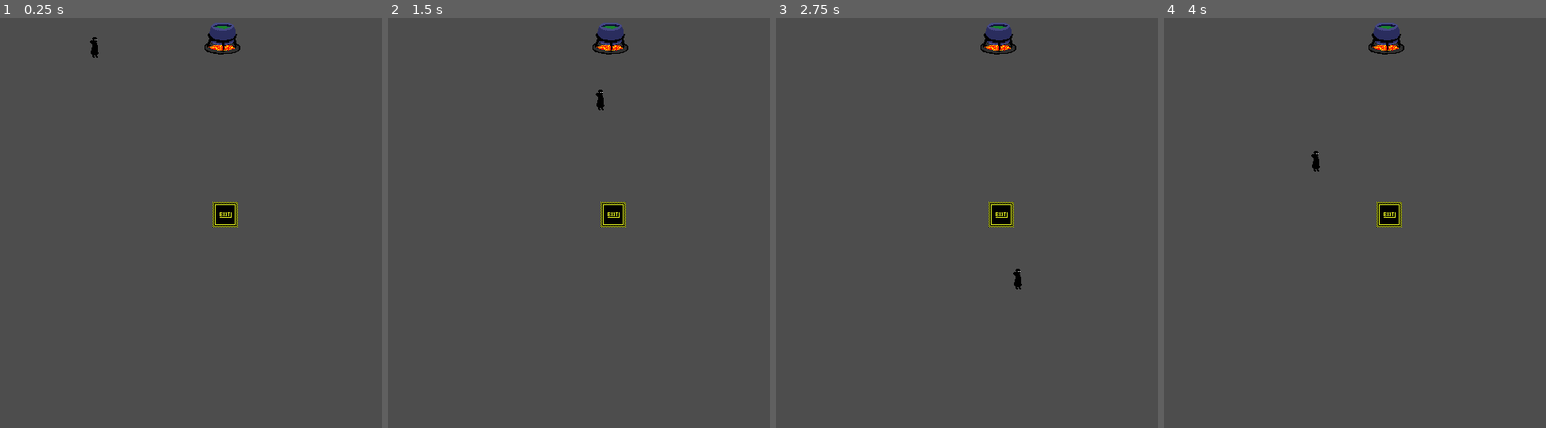
Above: before the commit, frames 1-4 (left to right).
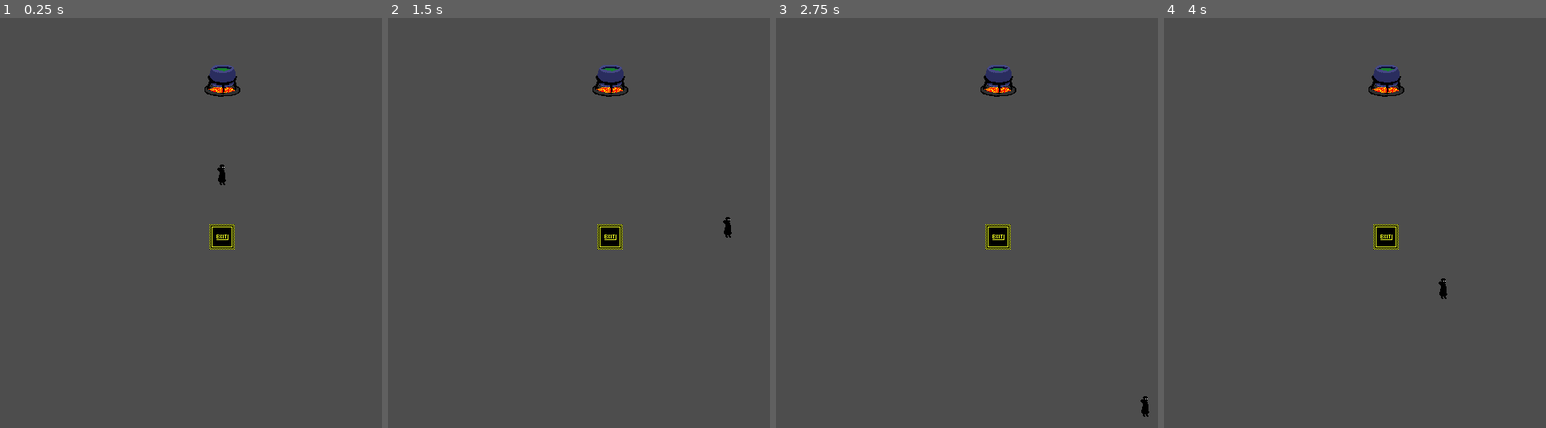
Above: after the commit, the same moments.

Repository: MariuszAKS/Alchemical-Expedition
Game: Godot game, scene res://scenes/game.tscn
Same seed, same stepped clock (60 frames per second), same inputs: the game is played once before the commit and once after it.
Inputs:
- Up to frame 1 (0.25 s): no input
- Up to frame 2 (1.5 s): tap Enter at 0.5 s; hold D (move_right) 0.53-1.28 s; tap Space (move_dash) at 0.6, 1.35 s; hold S (move_down) from 1.28 s (still down)
- Up to frame 3 (2.75 s): tap Space (move_dash) at 2, 2.1 s; release S (move_down) at 2.03 s; hold D (move_right) from 2.03 s (still down)
- Up to frame 4 (4 s): release D (move_right) at 2.78 s; hold W (move_up) 2.78-3.53 s; tap Space (move_dash) at 2.85, 3.6 s; tap Enter at 3.5 s; hold A (move_left) from 3.53 s (still down)

The runs differ from the first frame. In frame 1, 2.0% of the frame differs, in the area x 23-63%, y 1-57%; in frame 2, 2.0%; in frame 3, 2.0%; in frame 4, 2.0%.

Commit message:
Added map and traversing locations system

Diff:
--- a/scenes/game.tscn
+++ b/scenes/game.tscn
@@ -1,18 +1,18 @@
-[gd_scene load_steps=4 format=3 uid="uid://bsj8mv0puoiou"]
+[gd_scene load_steps=2 format=3 uid="uid://bsj8mv0puoiou"]
 
-[ext_resource type="PackedScene" uid="uid://b3hl84xse03ke" path="res://scenes/player.tscn" id="1_0cgvm"]
-[ext_resource type="Texture2D" uid="uid://cjrmkcnbdvnl2" path="res://art/cauldron.png" id="2_x81b3"]
-[ext_resource type="Texture2D" uid="uid://biq73m6mw6hj0" path="res://art/exit.png" id="3_fs4fv"]
+[ext_resource type="Script" path="res://scripts/game.gd" id="1_cinr1"]
 
 [node name="Game" type="Node2D"]
+script = ExtResource("1_cinr1")
 
-[node name="Sprite2D" type="Sprite2D" parent="."]
-position = Vector2(320, 147)
-texture = ExtResource("2_x81b3")
-
-[node name="Player" parent="." instance=ExtResource("1_0cgvm")]
-position = Vector2(160, 160)
-
-[node name="Exit" type="Sprite2D" parent="."]
-position = Vector2(324, 372)
-texture = ExtResource("3_fs4fv")
+[node name="UI Control" type="Control" parent="."]
+z_index = 10
+custom_minimum_size = Vector2(640, 640)
+layout_mode = 3
+anchors_preset = 15
+anchor_right = 1.0
+anchor_bottom = 1.0
+offset_right = 640.0
+offset_bottom = 640.0
+grow_horizontal = 2
+grow_vertical = 2
--- /dev/null
+++ b/scenes/locations/forest.tscn
@@ -0,0 +1,7 @@
+[gd_scene load_steps=2 format=3 uid="uid://bria8fk3o811"]
+
+[ext_resource type="PackedScene" uid="uid://bqyaieqoe7uhh" path="res://scenes/player_start_position.tscn" id="1_xauuj"]
+
+[node name="Forest" type="Node2D"]
+
+[node name="PlayerStartPosition" parent="." instance=ExtResource("1_xauuj")]
--- /dev/null
+++ b/scenes/locations/house.tscn
@@ -0,0 +1,39 @@
+[gd_scene load_steps=7 format=3 uid="uid://bl86qkwqqktj3"]
+
+[ext_resource type="Script" path="res://scripts/house.gd" id="1_4kxeh"]
+[ext_resource type="Texture2D" uid="uid://cjrmkcnbdvnl2" path="res://art/cauldron.png" id="1_n8bwc"]
+[ext_resource type="Texture2D" uid="uid://biq73m6mw6hj0" path="res://art/exit.png" id="2_gtvuh"]
+[ext_resource type="PackedScene" uid="uid://bqyaieqoe7uhh" path="res://scenes/player_start_position.tscn" id="4_s3c4c"]
+
+[sub_resource type="RectangleShape2D" id="RectangleShape2D_xujhs"]
+size = Vector2(32, 32)
+
+[sub_resource type="CircleShape2D" id="CircleShape2D_7dnhu"]
+radius = 37.0
+
+[node name="House" type="Node2D"]
+script = ExtResource("1_4kxeh")
+
+[node name="Exit" type="Area2D" parent="."]
+position = Vector2(320, 400)
+metadata/_edit_group_ = true
+
+[node name="Sprite2D" type="Sprite2D" parent="Exit"]
+texture = ExtResource("2_gtvuh")
+
+[node name="CollisionShape2D" type="CollisionShape2D" parent="Exit"]
+shape = SubResource("RectangleShape2D_xujhs")
+
+[node name="Cauldron" type="Area2D" parent="."]
+position = Vector2(320, 200)
+metadata/_edit_group_ = true
+
+[node name="CollisionShape2D" type="CollisionShape2D" parent="Cauldron"]
+shape = SubResource("CircleShape2D_7dnhu")
+
+[node name="Sprite2D" type="Sprite2D" parent="Cauldron"]
+texture = ExtResource("1_n8bwc")
+
+[node name="PlayerStartPosition" parent="." instance=ExtResource("4_s3c4c")]
+
+[connection signal="body_entered" from="Exit" to="." method="_on_exit_body_entered"]
--- /dev/null
+++ b/scenes/map.tscn
@@ -0,0 +1,57 @@
+[gd_scene load_steps=3 format=3 uid="uid://w6uuuay7e7ts"]
+
+[ext_resource type="Script" path="res://scripts/map.gd" id="1_3ukb7"]
+[ext_resource type="Texture2D" uid="uid://d02b6sw3mo7gl" path="res://art/map.png" id="1_vf4fo"]
+
+[node name="Map" type="Control"]
+custom_minimum_size = Vector2(640, 640)
+layout_mode = 3
+anchor_right = 1.0
+anchor_bottom = 1.0
+grow_horizontal = 2
+grow_vertical = 2
+script = ExtResource("1_3ukb7")
+
+[node name="MarginContainer" type="MarginContainer" parent="."]
+layout_mode = 1
+anchors_preset = 15
+anchor_right = 1.0
+anchor_bottom = 1.0
+grow_horizontal = 2
+grow_vertical = 2
+theme_override_constants/margin_left = 64
+theme_override_constants/margin_top = 64
+theme_override_constants/margin_right = 64
+theme_override_constants/margin_bottom = 64
+
+[node name="TextureRect" type="TextureRect" parent="MarginContainer"]
+layout_mode = 2
+texture = ExtResource("1_vf4fo")
+
+[node name="Plains" type="Button" parent="."]
+layout_mode = 0
+offset_left = 373.0
+offset_top = 366.0
+offset_right = 436.0
+offset_bottom = 486.0
+text = "Plains"
+
+[node name="Forest" type="Button" parent="."]
+offset_left = 223.0
+offset_top = 348.0
+offset_right = 372.0
+offset_bottom = 435.0
+text = "Forest
+"
+
+[node name="Ocean" type="Button" parent="."]
+layout_mode = 0
+offset_left = 121.0
+offset_top = 379.0
+offset_right = 222.0
+offset_bottom = 485.0
+text = "Ocean"
+
+[connection signal="pressed" from="Plains" to="." method="_on_plains_pressed"]
+[connection signal="pressed" from="Forest" to="." method="_on_forest_pressed"]
+[connection signal="pressed" from="Ocean" to="." method="_on_ocean_pressed"]
--- /dev/null
+++ b/scenes/player_start_position.tscn
@@ -0,0 +1,4 @@
+[gd_scene format=3 uid="uid://bqyaieqoe7uhh"]
+
+[node name="PlayerStartPosition" type="Marker2D"]
+position = Vector2(320, 320)
--- /dev/null
+++ b/scripts/game.gd
@@ -0,0 +1,57 @@
+extends Node2D
+
+var playerScene:PackedScene = preload("res://scenes/player.tscn")
+
+var mapScene:PackedScene = preload("res://scenes/map.tscn")
+var houseScene:PackedScene = preload("res://scenes/locations/house.tscn")
+var forestScene:PackedScene = preload("res://scenes/locations/forest.tscn")
+
+@onready var ui_control:Control = get_node("UI Control")
+
+@onready var player:CharacterBody2D = playerScene.instantiate()
+
+@onready var map:Control = mapScene.instantiate()
+@onready var house:Node2D = houseScene.instantiate()
+@onready var forest:Node2D = forestScene.instantiate()
+
+var location_dictionary:Dictionary
+var loaded_location:Node2D = null;
+
+
+func _ready():
+	location_dictionary = {
+		"house": house,
+		"forest": forest,
+	}
+
+	print(house)
+	print(location_dictionary)
+	_go_to_location("house")
+
+	ui_control.add_child(map)
+	_on_map_hide()
+
+	house.exit_house_area_entered.connect(_on_map_show)
+	map.location_button_pressed.connect(_go_to_location)
+
+
+func _on_map_show():
+	map.visible = true
+	player.can_move = false
+
+func _on_map_hide():
+	map.visible = false
+	player.can_move = true
+
+
+func _go_to_location(location:String):
+	if location in location_dictionary:
+		if loaded_location != null:
+			loaded_location.remove_child(player)
+			remove_child(loaded_location)
+		loaded_location = location_dictionary[location]
+		add_child(loaded_location)
+		loaded_location.add_child(player)
+		player.global_position = loaded_location.get_node("PlayerStartPosition").global_position
+
+		_on_map_hide()
--- /dev/null
+++ b/scripts/house.gd
@@ -0,0 +1,14 @@
+extends Node2D
+
+
+signal cauldron_area_entered
+signal exit_house_area_entered
+
+
+func _ready():
+	pass
+
+
+func _on_exit_body_entered(body:Node2D):
+	if body is CharacterBody2D:
+		emit_signal(exit_house_area_entered.get_name())
--- /dev/null
+++ b/scripts/inventory.gd
@@ -0,0 +1,28 @@
+extends Resource
+
+class_name Inventory
+
+
+var main_slots: Array[Mixture] = []
+var main_slots_count: int = 4
+
+
+func _init():
+	main_slots = []
+
+	for i in range(main_slots_count):
+		main_slots.append(null)
+
+
+func add_item_to_main_slot(mixture: Mixture, slot_id: int) -> bool:
+	if slot_id >= main_slots_count or main_slots[slot_id] != null:
+		return false
+	main_slots[slot_id] = mixture
+	return true
+
+func pop_item_from_main_slot(slot_id: int) -> Mixture:
+	if slot_id >= main_slots_count:
+		return null
+	var mixture: Mixture = main_slots[slot_id]
+	main_slots[slot_id] = null
+	return mixture
--- /dev/null
+++ b/scripts/map.gd
@@ -0,0 +1,18 @@
+extends Control
+
+
+signal location_button_pressed(location:String)
+
+
+func _ready():
+	pass
+
+
+func _on_plains_pressed():
+	emit_signal(location_button_pressed.get_name(), "plains")
+
+func _on_forest_pressed():
+	emit_signal(location_button_pressed.get_name(), "forest")
+
+func _on_ocean_pressed():
+	emit_signal(location_button_pressed.get_name(), "ocean")
--- /dev/null
+++ b/scripts/mixture.gd
@@ -0,0 +1,16 @@
+extends Resource
+
+class_name Mixture
+
+
+var _name: String
+var _effect: String
+var _durationSeconds: float
+var _potencyLevel: int
+
+
+func _init(name, effect, durationSeconds, potencyLevel):
+    _name = name
+    _effect = effect
+    _durationSeconds = durationSeconds
+    _potencyLevel = potencyLevel
--- a/scripts/player.gd
+++ b/scripts/player.gd
@@ -6,14 +6,14 @@
 const DASH_VELOCITY = 500.0
 const DECELERATION = 1000.0
 
-var direction: Vector2 = Vector2(1, 0)
+var direction:Vector2 = Vector2(1, 0)
 
-var can_move: bool = true
+var can_move:bool = true
 
-@onready var camera: Camera2D = get_node("Camera")
-@onready var dash_timer: Timer = get_node("DashTimer")
+@onready var camera:Camera2D = get_node("Camera")
+@onready var dash_timer:Timer = get_node("DashTimer")
 
-@export var camera_enabled: bool
+@export var camera_enabled:bool
 
 
 func _ready():
@@ -37,7 +37,6 @@
 
 	#print(velocity)
 	move_and_slide()
-	print(Engine.get_frames_per_second())
 
 
 func _enable_move():
Binary file added: art/map.png
Not shown, added: art/map.png.import
